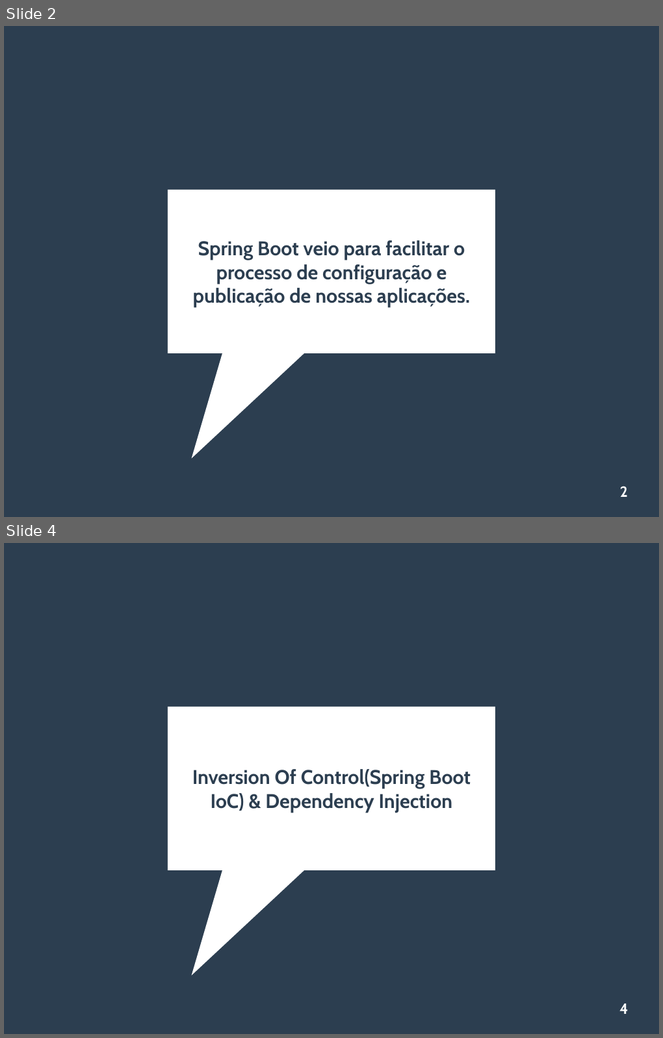
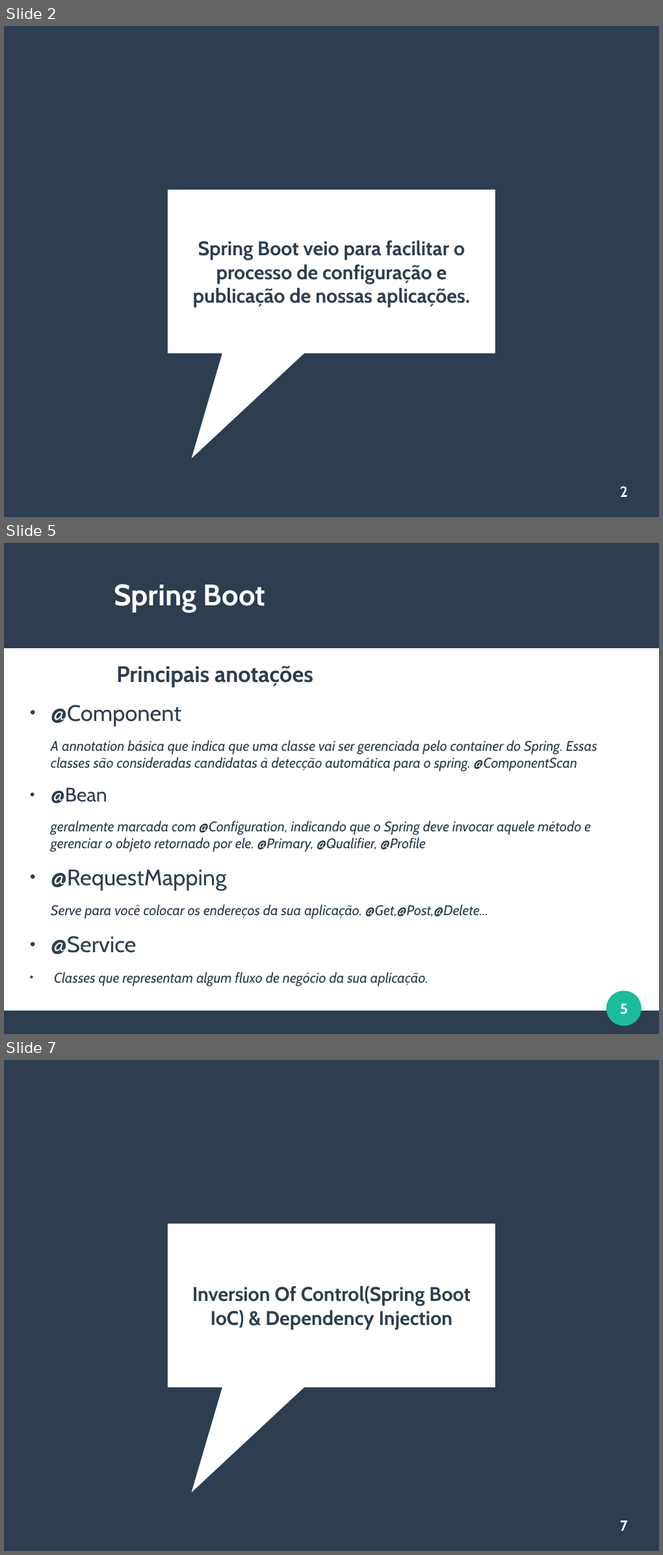
Before and after one commit to viniciusFortti/test, a slide deck: Apresentação/QuartaApresentacaoSpring.odp. Shown one above the other, each under a label of ours: slides 2 and 4 before the commit, slides 2, 5 and 7 after it; the slides between them are not shown. The pictures are 663x1038 and 663x1555 pixels, drawn with LibreOffice and Linux fonts; fonts in the diff are those of the drawing. Boxes give left, top, right and bottom in pixels: in the first picture for what was removed or moved away, otherwise in the second. Text is boxed around its words. In the diff, an @@ line names an element or a change of style, - is before the commit and + after.

```diff
--- a/Apresentação/QuartaApresentacaoSpring.odp
+++ b/Apresentação/QuartaApresentacaoSpring.odp
@@ slide 5 added at (4, 543, 659, 1034), background #FFFFFF @@
@@ rectangle added at (4, 543, 659, 648), fill #2C3E50 @@
@@ title added at (114, 584, 265, 613), 36 pt, text #FFFFFF, bold @@
+Spring Boot
@@ text added at (51, 666, 597, 986), 17 pt, text #2C3E50, italic @@
+Principais anotações
+● @Component
+A annotation básica que indica que uma classe vai ser gerenciada pelo container do Spring. Essas classes são consideradas candidatas à detecção automática para o spring. @ComponentScan
+● @Bean
+geralmente marcada com @Configuration, indicando que o Spring deve invocar aquele método e gerenciar o objeto retornado por ele. @Primary, @Qualifier, @Profile
+● @RequestMapping
+Serve para você colocar os endereços da sua aplicação. @Get,@Post,@Delete...
+● @Service
+● Classes que representam algum fluxo de negócio da sua aplicação.
@@ ellipse added at (607, 991, 642, 1027), fill #1ABC9C @@
@@ page number added at (620, 1004, 628, 1015), 18 pt, text #FFFFFF, bold @@
+5
@@ rectangle added at (4, 1011, 659, 1034), fill #2C3E50 @@
@@ what was slide 4 is now slide 7 @@
@@ page number at (620, 1521, 628, 1531): text changed @@
-4
+7
```
Also in this commit, not shown: 3 slides changed, 14 other slides added.
